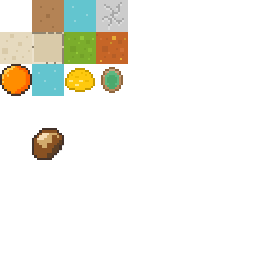
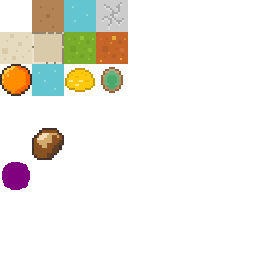
Layered file, before and after one edit (256×256). Changes by layer:
added layer "Pasted Layer" above "Background" over (2, 162, 30, 190)
painted on "Background" over (2, 162, 30, 190)
